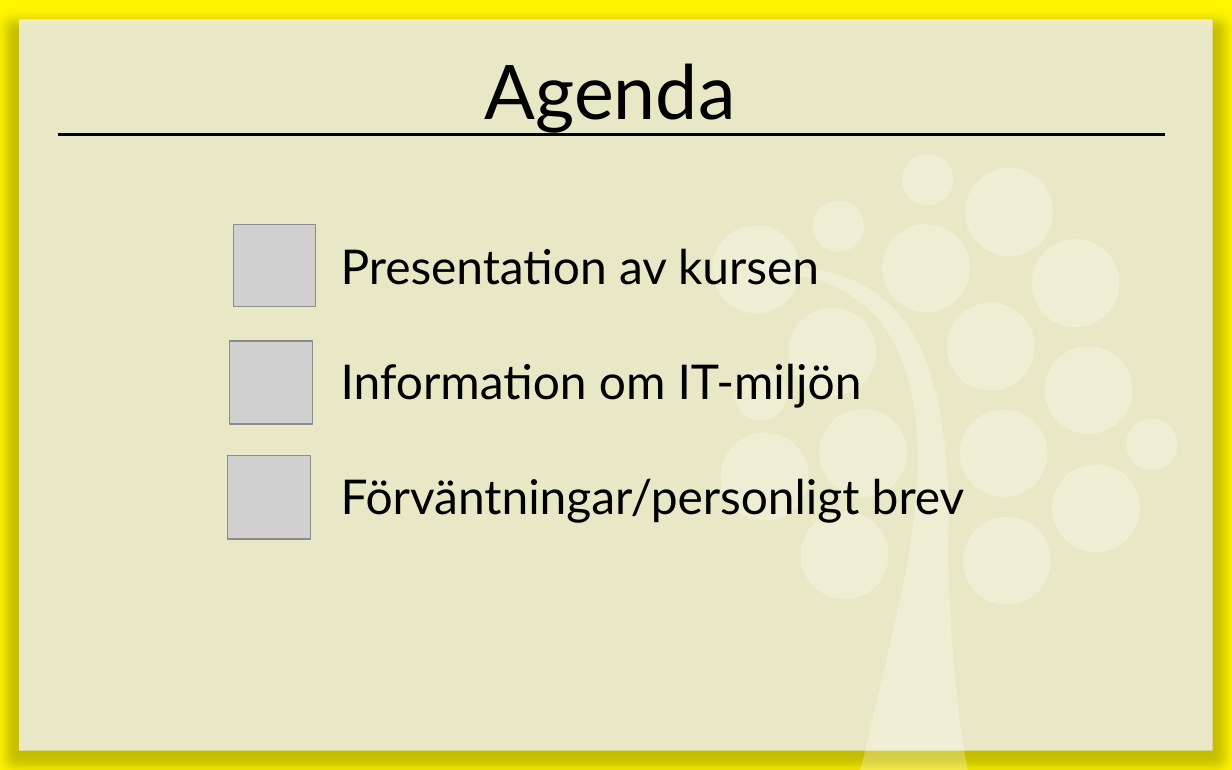
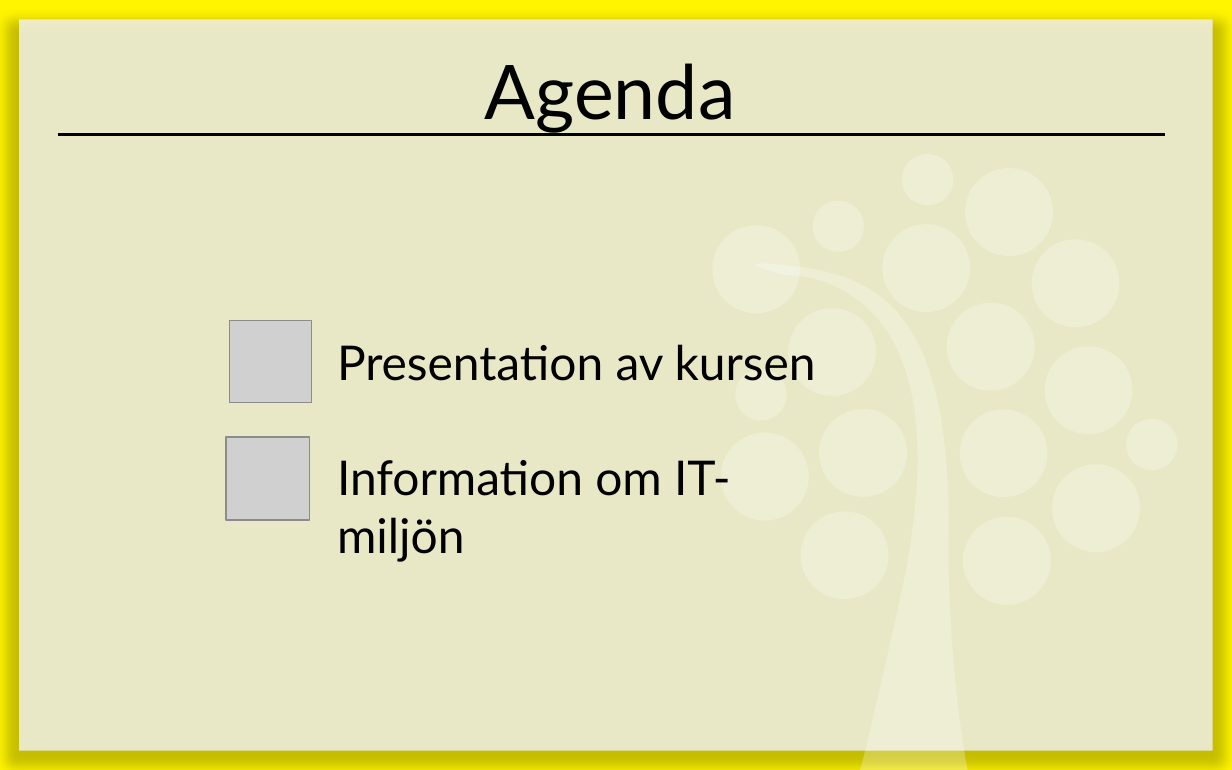
Before and after one commit to 1ik415/Kursmaterial, a slide deck: slide 2 of Föreläsningar/Kursintroduktion.pptx. Drawn at 1232x770 pixels with LibreOffice and Linux fonts; fonts in the diff are those of the drawing; grey boxes stand for pictures. Boxes give left, top, right and bottom in pixels: in the first picture for what was removed or moved away, otherwise in the second. Text is boxed around its words. In the diff, an @@ line names an element or a change of style, - is before the commit and + after.

```diff
--- a/Föreläsningar/Kursintroduktion.pptx
+++ b/Föreläsningar/Kursintroduktion.pptx
@@ picture: place and size @@
-picture at box(233, 224, 315, 307)
+picture at box(229, 320, 312, 403)
@@ text "Presentation av kursen": place and size @@
-text "Presentation av kursen" at box(341, 248, 965, 523)
+text "Presentation av kursen" at box(337, 344, 816, 562)
@@ picture: place and size @@
-picture at box(229, 341, 313, 425)
+picture at box(225, 437, 309, 521)
@@ picture removed at box(228, 456, 312, 540) @@
@@ text at box(341, 478, 965, 523): paragraph removed @@
-Förväntningar/personligt brev
```
Also in this commit, not shown: 1 slide removed.
